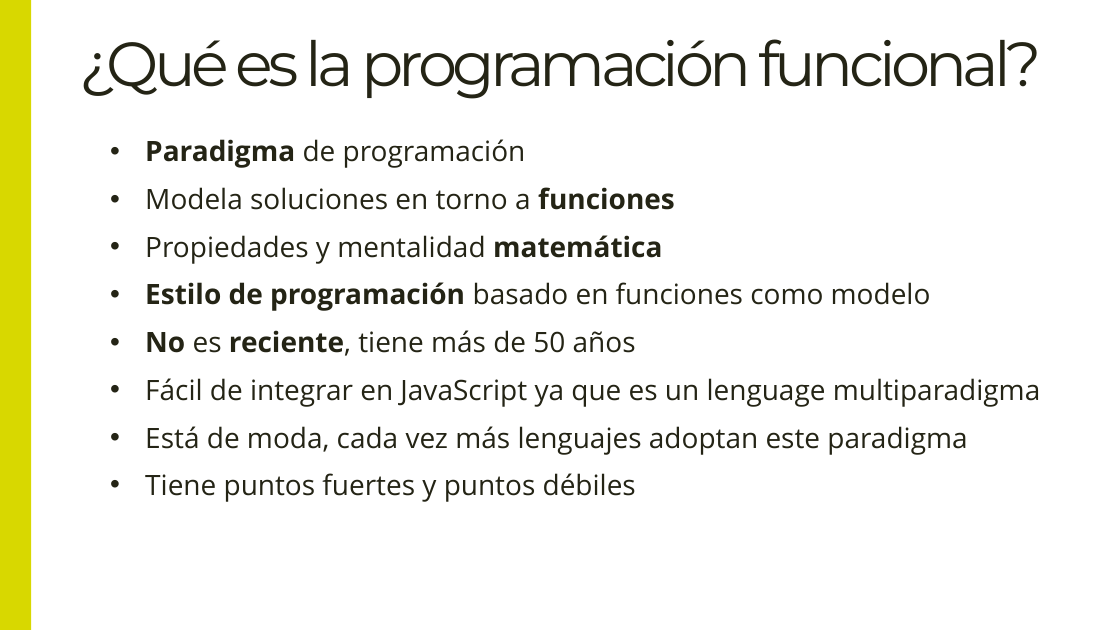
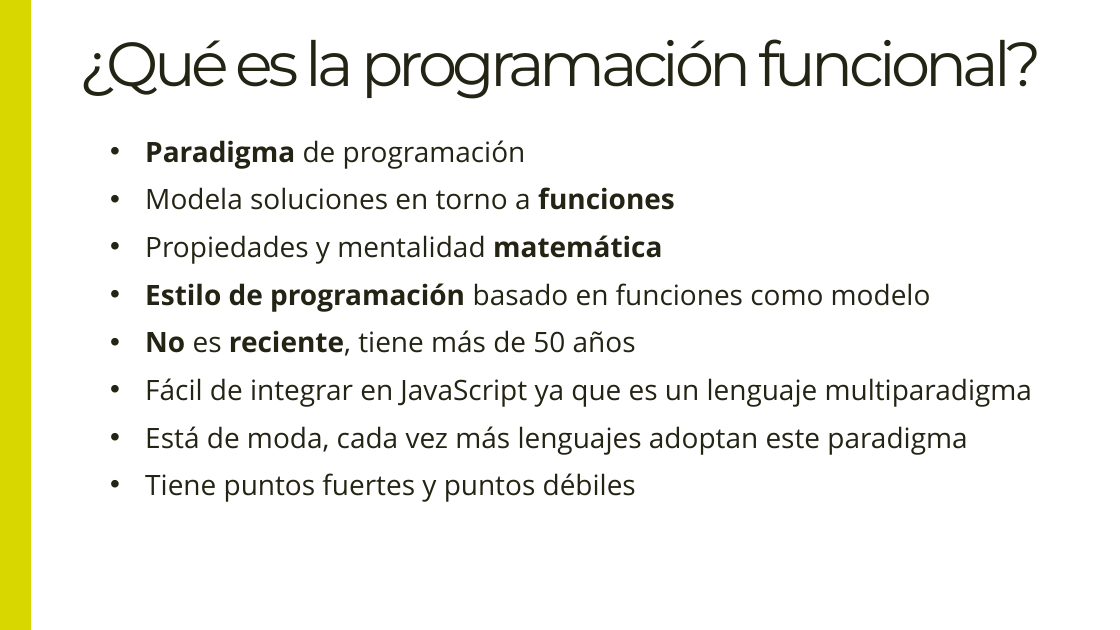
Before and after one commit to DillonGru28/Master-Frontend-Lemon, a slide deck: slide 3 of 02-languages/01-teoria/03 Programación Funcional.pptx. Drawn at 1120x630 pixels with LibreOffice and Linux fonts; fonts in the diff are those of the drawing. Boxes give left, top, right and bottom in pixels: in the first picture for what was removed or moved away, otherwise in the second. Text is boxed around its words. In the diff, an @@ line names an element or a change of style, - is before the commit and + after.

Commit message:
chore(02-languages): Fixed some typos in pptx

```diff
--- a/02-languages/01-teoria/03 Programación Funcional.pptx
+++ b/02-languages/01-teoria/03 Programación Funcional.pptx
@@ text at (x1=145, y1=378, x2=1032, y2=407): text changed @@
-• Fácil de integrar en JavaScript ya que es un lenguage multiparadigma
+• Fácil de integrar en JavaScript ya que es un lenguaje multiparadigma
```
Also in this commit, not shown: 2 other slides changed, 1 other file.
